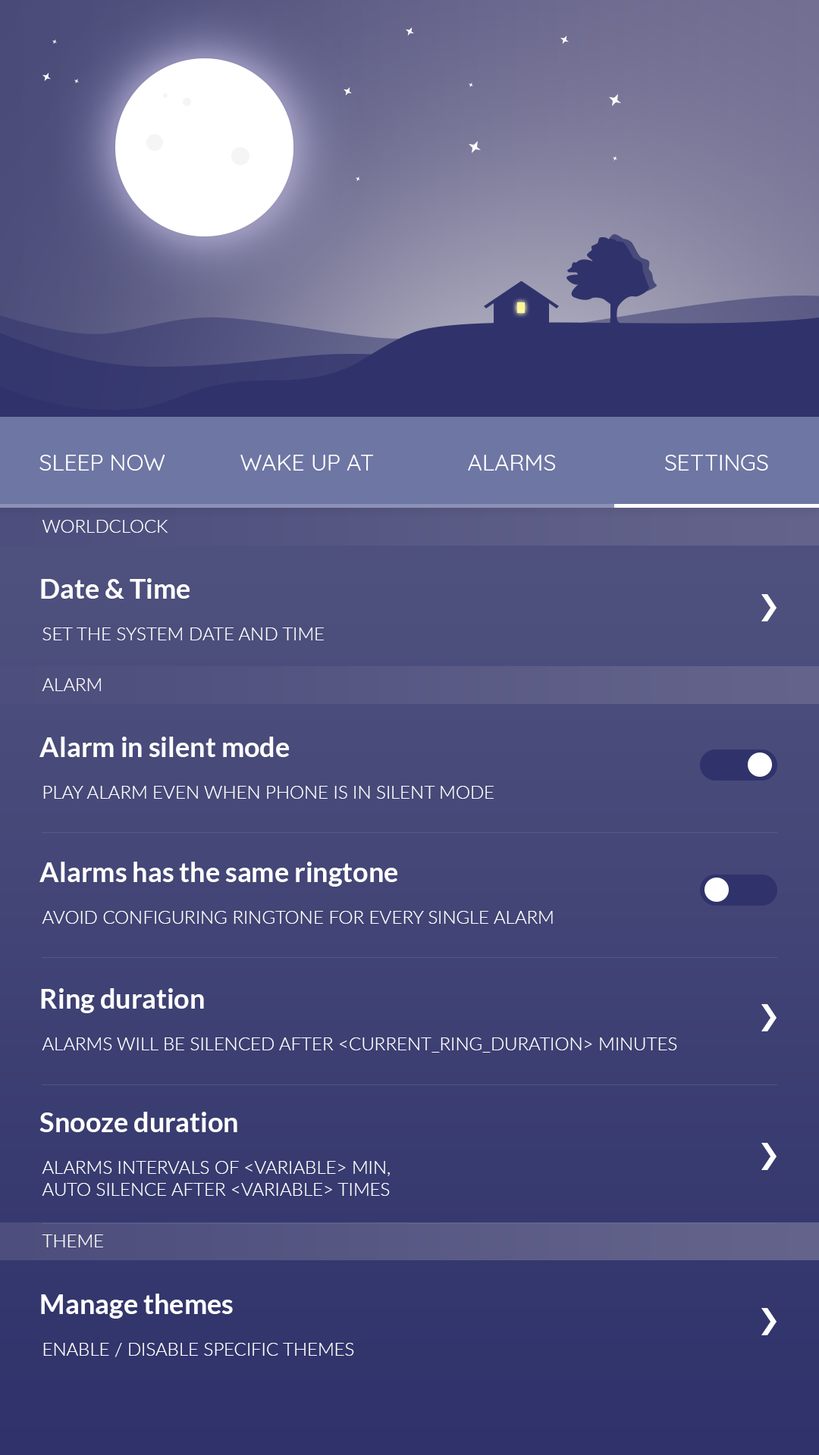
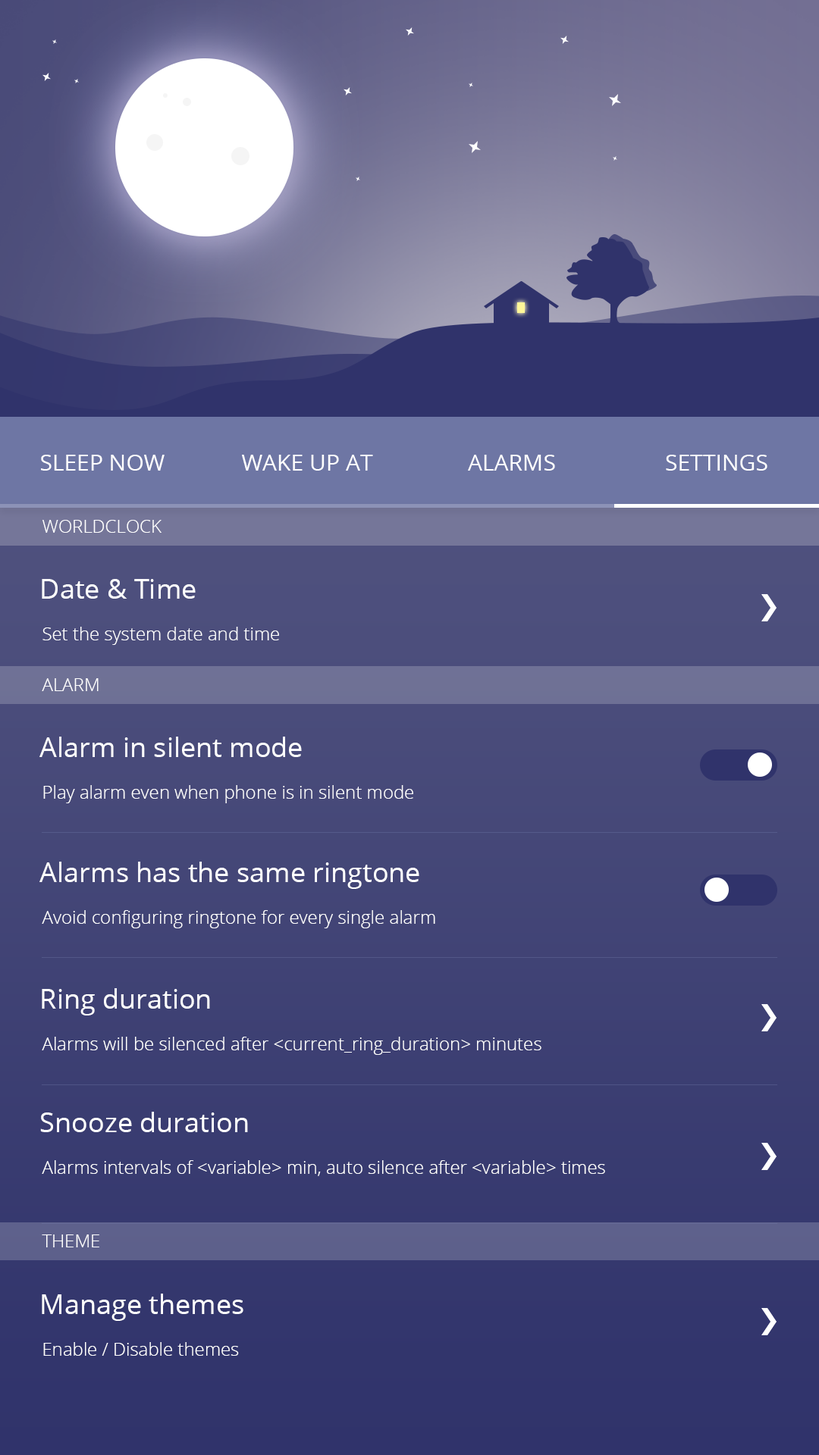
Layer changes from the first 819 x 1455 image to the second:
painted on "SLEEP NOW" over [39, 454, 166, 471]
painted on "WAKE UP AT" over [240, 454, 374, 471]
painted on "ALARMS" over [467, 454, 555, 471]
painted on "SETTINGS" over [664, 454, 768, 471]
painted on "WORLDCLOCK" over [41, 519, 169, 533]
painted on "Date & Time" over [40, 578, 196, 599]
renamed "SET THE SYSTEM DATE AND TIME" to "Set the system date and time", painted on it over [42, 626, 324, 646]
painted on "Alarm" over [41, 678, 101, 692]
"background" (2nd of 3, in "main" › "BODY" › "alarm" › "category_label"): opacity 100% → 20%, painted on it over [0, 666, 819, 705]
painted on "Alarm in silent mode" over [39, 736, 302, 758]
renamed "PLAY ALARM EVEN WHEN PHONE IS IN SILENT MODE" to "Play alarm even when phone is in silent mode", painted on it over [43, 785, 494, 804]
painted on "Alarms has the same ringtone" over [39, 861, 420, 890]
renamed "avoid configuring ringtone for every single alarm" to "Avoid configuring ringtone for every single alarm", painted on it over [41, 910, 553, 929]
painted on "Ring duration" over [40, 988, 210, 1016]
painted on "Alarms will be silenced after <current_ring_duration> minutes" over [41, 1036, 677, 1056]
painted on "Snooze duration" over [39, 1111, 248, 1133]
renamed "Alarms intervals of <variable> min, auto silence after <variab" to "Alarms intervals of <variable> min, auto silence after <variabl", painted on it over [41, 1160, 605, 1197]
painted on "THEME" over [41, 1234, 104, 1248]
"background" (3rd of 3, in "main" › "BODY" › "theme" › "category_label"): opacity 100% → 20%, painted on it over [0, 1222, 819, 1261]
painted on "Manage themes" over [40, 1293, 244, 1322]
renamed "ENABLE / DISABLE SPECIFIC THEMES" to "Enable / Disable themes", painted on it over [43, 1342, 354, 1358]
